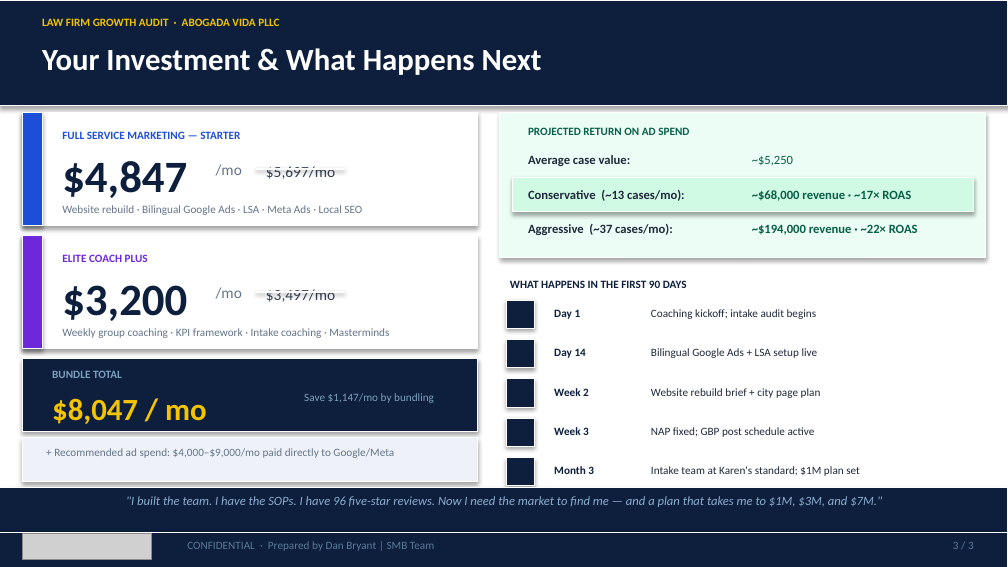
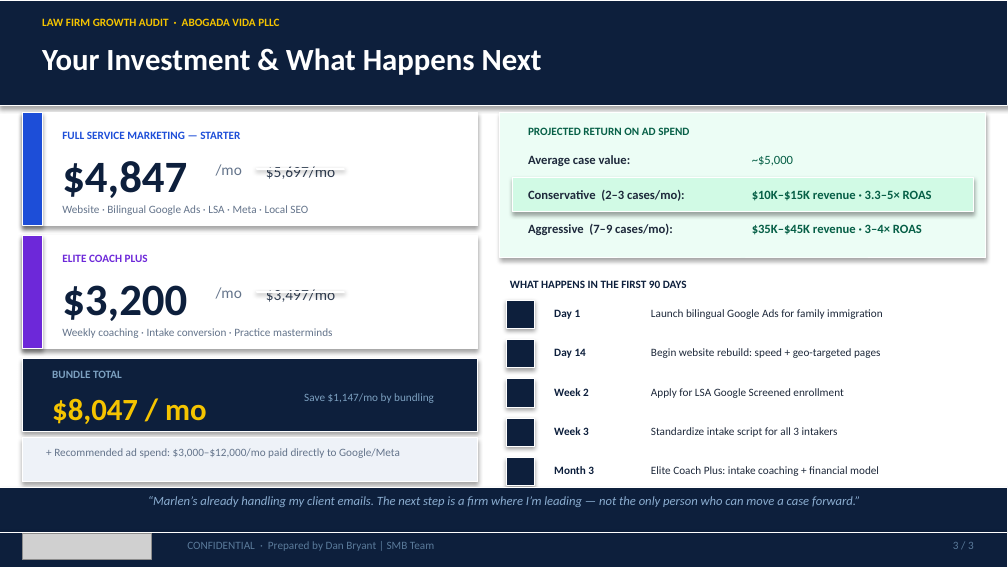
Before and after one commit to SMB-Team-Technology/workwith-smbteam, a slide deck: slide 3 of abogada-vida/AbogadaVida_July132026_Proposal.pptx. Drawn at 1008x567 pixels with LibreOffice and Linux fonts; fonts in the diff are those of the drawing; grey boxes stand for pictures. Boxes give left, top, right and bottom in pixels: in the first picture for what was removed or moved away, otherwise in the second. Text is boxed around its words. In the diff, an @@ line names an element or a change of style, - is before the commit and + after.

```diff
--- a/abogada-vida/AbogadaVida_July132026_Proposal.pptx
+++ b/abogada-vida/AbogadaVida_July132026_Proposal.pptx
@@ text at (752,156,793,165): text changed @@
-~$5,250
+~$5,000
@@ text at (62,205,308,215): text changed @@
-Website rebuild · Bilingual Google Ads · LSA · Meta Ads · Local SEO
+Website · Bilingual Google Ads · LSA · Meta · Local SEO
@@ text at (528,190,685,201): text changed @@
-Conservative (~13 cases/mo):
+Conservative (2–3 cases/mo):
@@ text at (752,190,932,201): text changed @@
-~$68,000 revenue · ~17× ROAS
+$10K–$15K revenue · 3.3–5× ROAS
@@ text at (528,224,673,235): text changed @@
-Aggressive (~37 cases/mo):
+Aggressive (7–9 cases/mo):
@@ text at (752,224,922,235): text changed @@
-~$194,000 revenue · ~22× ROAS
+$35K–$45K revenue · 3–4× ROAS
@@ text at (62,328,332,338): text changed @@
-Weekly group coaching · KPI framework · Intake coaching · Masterminds
+Weekly coaching · Intake conversion · Practice masterminds
@@ text at (651,309,882,319): text changed @@
-Coaching kickoff; intake audit begins
+Launch bilingual Google Ads for family immigration
@@ text at (651,348,880,358): text changed @@
-Bilingual Google Ads + LSA setup live
+Begin website rebuild: speed + geo-targeted pages
@@ text at (651,388,843,398): text changed @@
-Website rebuild brief + city page plan
+Apply for LSA Google Screened enrollment
@@ text at (54,448,400,458): text changed @@
-+ Recommended ad spend: $4,000–$9,000/mo paid directly to Google/Meta
++ Recommended ad spend: $3,000–$12,000/mo paid directly to Google/Meta
@@ text at (651,427,838,437): text changed @@
-NAP fixed; GBP post schedule active
+Standardize intake script for all 3 intakers
@@ text at (651,466,879,476): text changed @@
-Intake team at Karen's standard; $1M plan set
+Elite Coach Plus: intake coaching + financial model
@@ text at (148,496,860,507): text changed @@
-"I built the team. I have the SOPs. I have 96 five-star reviews. Now I need the market to find me — and a plan that takes me to $1M, $3M, and $7M."
+“Marlen’s already handling my client emails. The next step is a firm where I’m leading — not the only person who can move a case forward.”
```
Also in this commit, not shown: 2 other slides changed, 1 other file.
